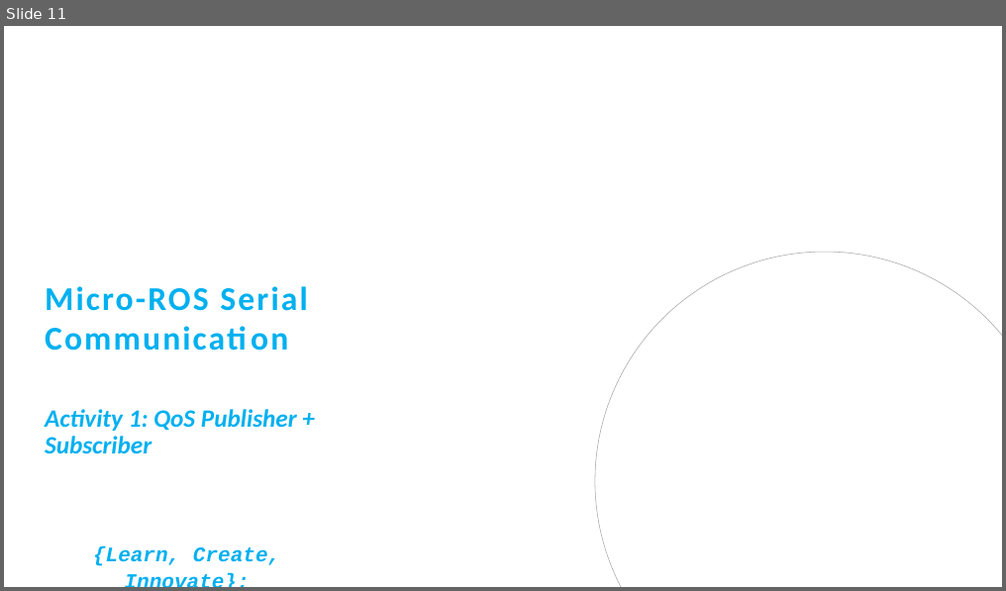
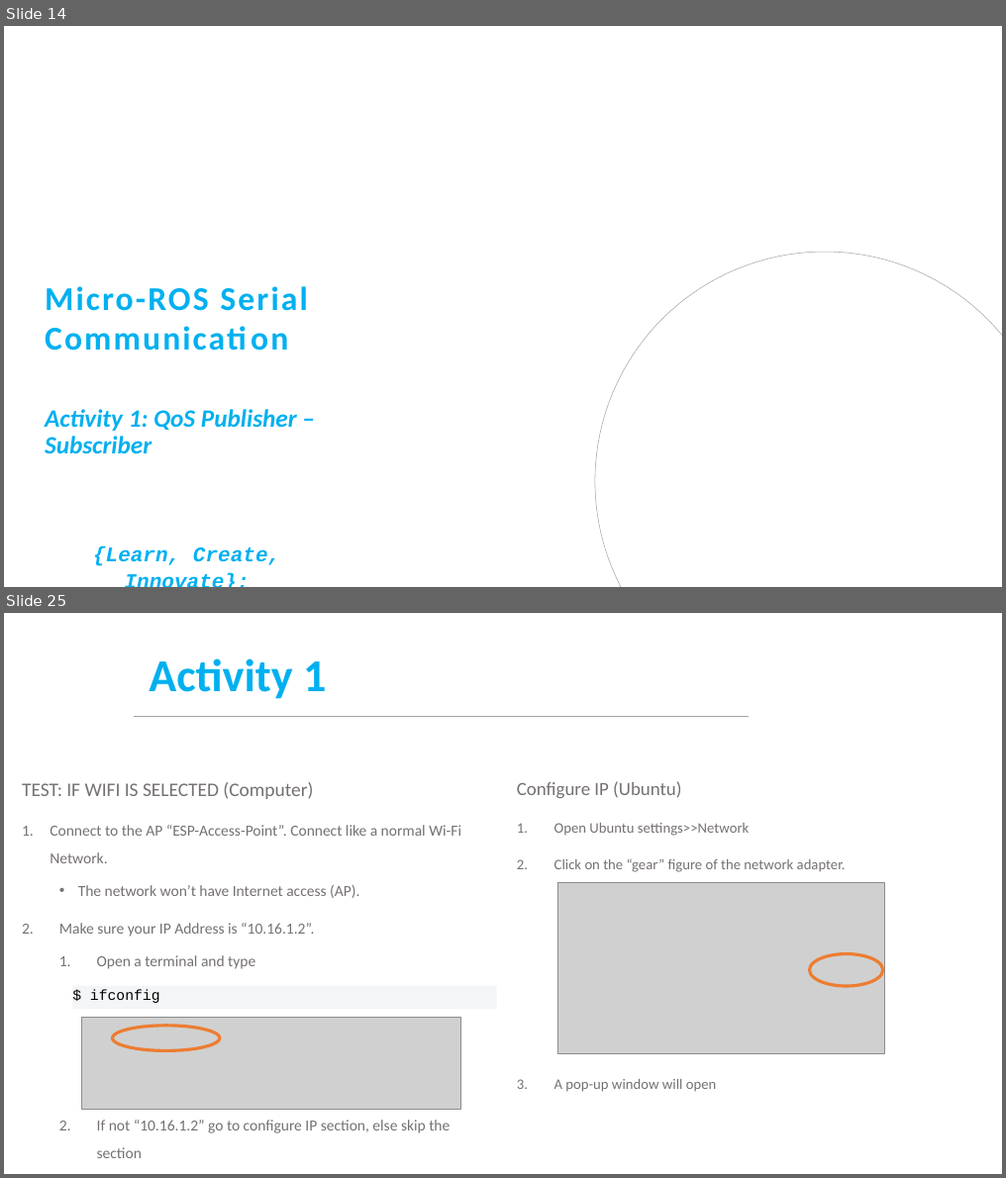
Before and after one commit to felipegarcia130/Ros2, a slide deck: Week 4/MCR2_QoS_ROS.pptx. Shown one above the other, each under a label of ours: slide 11 before the commit, slides 14 and 25 after it; the slides between them are not shown. The pictures are 1006x591 and 1006x1178 pixels, drawn with LibreOffice and Linux fonts; fonts in the diff are those of the drawing; grey boxes stand for pictures; background and template pictures are left out. Boxes give left, top, right and bottom in pixels: in the first picture for what was removed or moved away, otherwise in the second. Text is boxed around its words. In the diff, an @@ line names an element or a change of style, - is before the commit and + after.

```diff
--- a/Week 4/MCR2_QoS_ROS.pptx
+++ b/Week 4/MCR2_QoS_ROS.pptx
@@ slide 25 added at (4, 613, 1002, 1174), background #FFFFFF @@
@@ title added at (149, 659, 326, 699), 44 pt, text #00B0F0, bold @@
+Activity 1
@@ line added from (748, 716) to (134, 716), #A5A5A5 1.5 pt @@
@@ text added at (22, 782, 461, 1158), 14.8 pt, text #767171 @@
+TEST: IF WIFI IS SELECTED (Computer)
+1. Connect to the AP “ESP-Access-Point”. Connect like a normal Wi-Fi Network.
+  • The network won’t have Internet access (AP).
+2. Make sure your IP Address is “10.16.1.2”.
+  1. Open a terminal and type
+  2. If not “10.16.1.2” go to configure IP section, else skip the section
@@ text added at (517, 781, 846, 1092), 14 pt, text #767171 @@
+Configure IP (Ubuntu)
+1. Open Ubuntu settings>>Network
+2. Click on the “gear” figure of the network adapter.
+3. A pop-up window will open
@@ picture added at (558, 882, 885, 1055) @@
@@ ellipse added at (810, 955, 883, 986), outline #ED7D31 3 pt @@
@@ rectangle added at (73, 986, 497, 1010), fill #F3F5F7, 14 pt, text #000000 @@
+  $ ifconfig
@@ picture added at (81, 1018, 460, 1109) @@
@@ ellipse added at (113, 1026, 220, 1051), outline #ED7D31 3 pt @@
@@ what was slide 11 is now slide 14 @@
```
Also in this commit, not shown: 27 other slides added, 42 other files.
